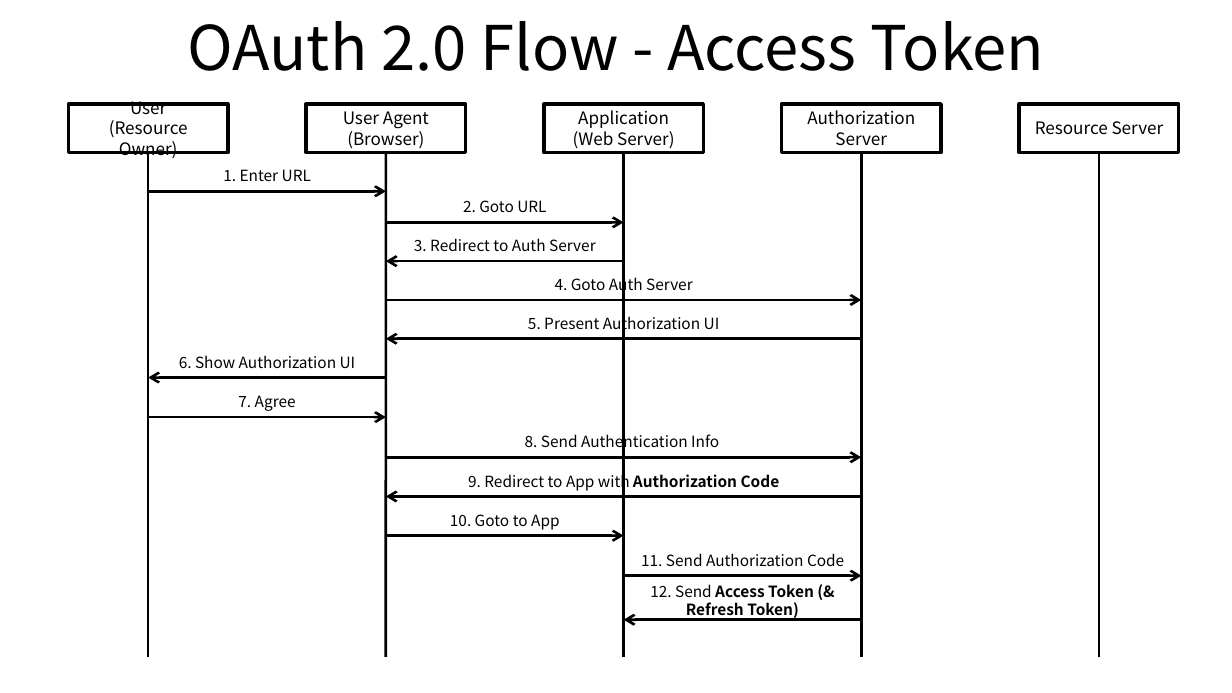
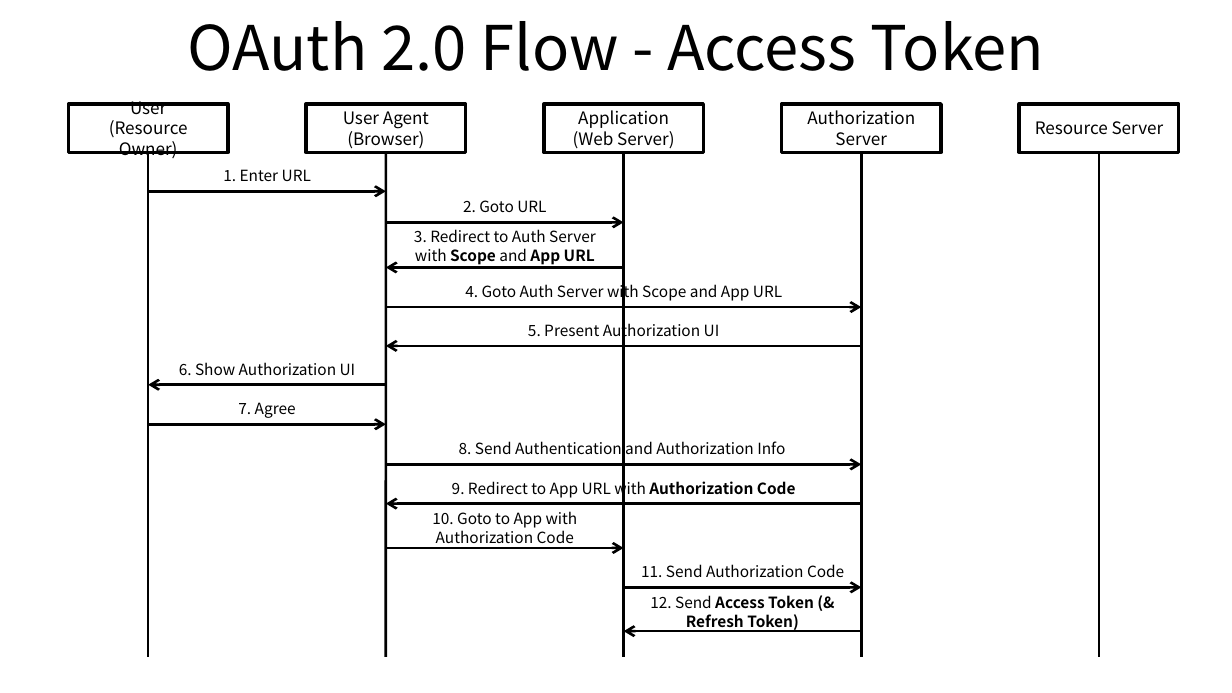
Before and after one commit to ssup2/blog-old, a slide deck: slide 3 of images/theory_analysis/OAuth_2.0/OAuth_2.0.pptx. Drawn at 1232x693 pixels with LibreOffice and Linux fonts; fonts in the diff are those of the drawing. Boxes give left, top, right and bottom in pixels: in the first picture for what was removed or moved away, otherwise in the second. Text is boxed around its words. In the diff, an @@ line names an element or a change of style, - is before the commit and + after.

```diff
--- a/images/theory_analysis/OAuth_2.0/OAuth_2.0.pptx
+++ b/images/theory_analysis/OAuth_2.0/OAuth_2.0.pptx
@@ text at [414,229,596,265]: text changed @@
-3. Redirect to Auth Server
+3. Redirect to Auth Server with Scope and App URL
@@ text at [465,282,782,302]: text changed @@
-4. Goto Auth Server
+4. Goto Auth Server with Scope and App URL
@@ text at [459,441,785,454]: text changed @@
-8. Send Authentication Info
+8. Send Authentication and Authorization Info
@@ 5 arrows, 2 texts: place and size @@
-5 arrows, 2 texts at [148,261,861,457]
+5 arrows, 2 texts at [148,267,861,464]
@@ text at [452,478,796,498]: text changed @@
-9. Redirect to App with Authorization Code
+9. Redirect to App URL with Authorization Code
@@ text at [432,511,578,543]: text changed @@
-10. Goto to App
+10. Goto to App with Authorization Code
@@ 4 arrows, 2 texts: place and size @@
-4 arrows, 2 texts at [179,299,861,620]
+4 arrows, 2 texts at [179,307,861,631]
@@ text "12. Send Access Token (& ...": place and size @@
-text "12. Send Access Token (& ..." at [650,584,814,620]
+text "12. Send Access Token (& ..." at [650,595,814,631]
@@ arrow moved from (623, 575) - (861, 575) to (623, 588) - (861, 588) @@
```
Also in this commit, not shown: 1 slide added, 6 other files.
